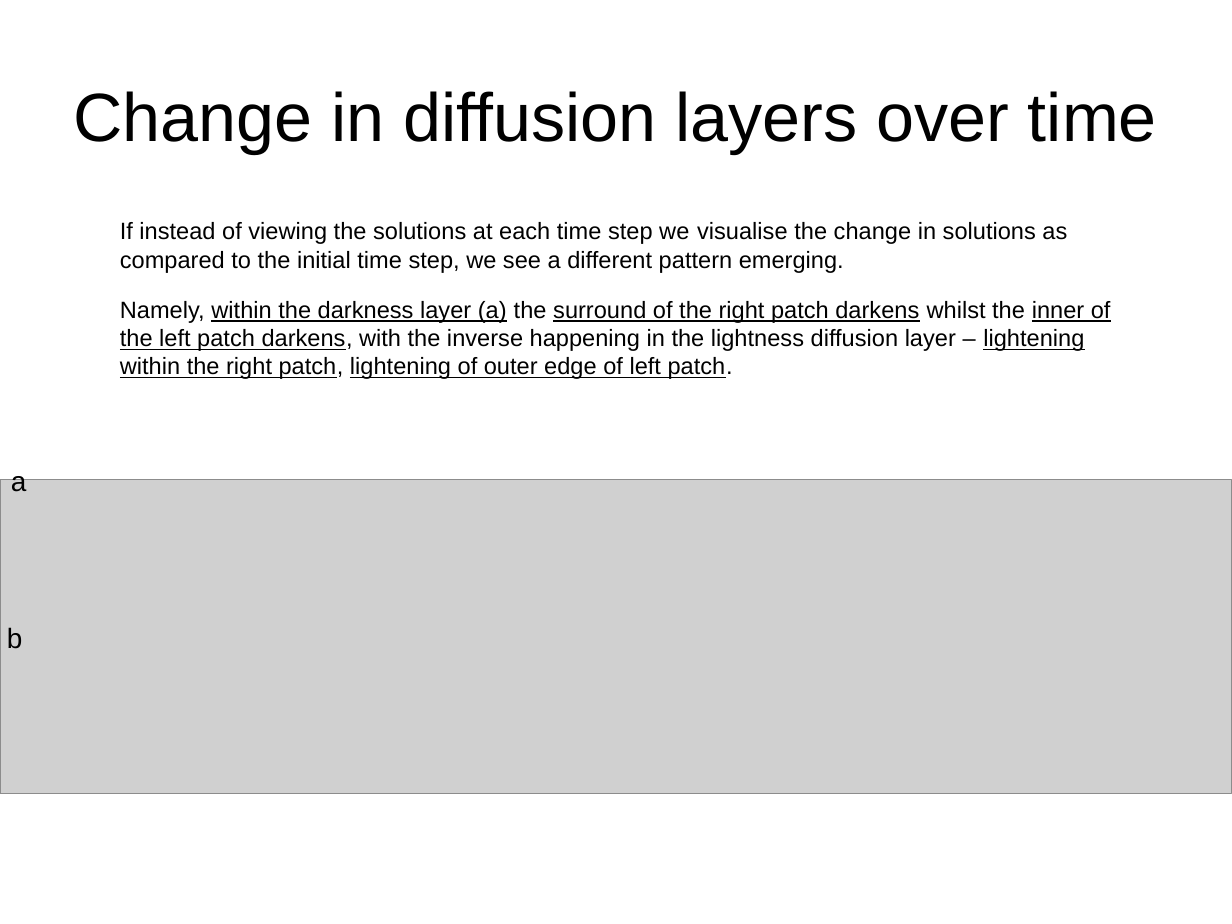
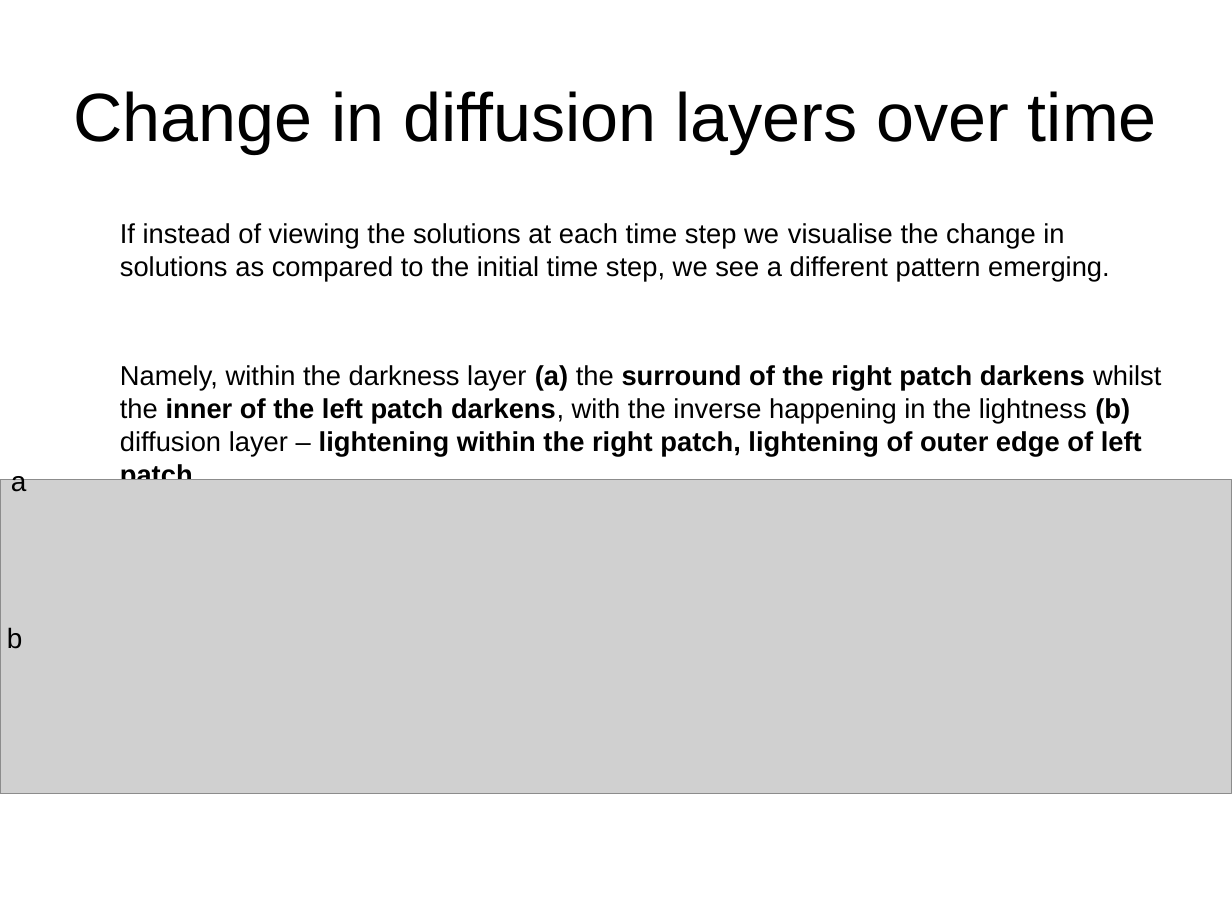
Before and after one commit to TUBvision/contAdapt_francis, a slide deck: slide 7 of Documents/Dynamic normalization model.odp. Drawn at 1232x924 pixels with LibreOffice and Linux fonts; fonts in the diff are those of the drawing; grey boxes stand for pictures. Boxes give left, top, right and bottom in pixels: in the first picture for what was removed or moved away, otherwise in the second. Text is boxed around its words. In the diff, an @@ line names an element or a change of style, - is before the commit and + after.

```diff
--- a/Documents/Dynamic normalization model.odp
+++ b/Documents/Dynamic normalization model.odp
@@ text at (120, 223, 1110, 281): size 15.2 to 17.6 pt in "If instead of viewing the solutions at ..." @@
@@ text at (120, 365, 1161, 456): text changed; size 15.2 to 17.6 pt; bold on @@
-Namely, within the darkness layer (a) the surround of the right patch darkens whilst the inner of the left patch darkens, with the inverse happening in the lightness diffusion layer – lightening within the right patch, lightening of outer edge of left patch.
+Namely, within the darkness layer (a) the surround of the right patch darkens whilst the inner of the left patch darkens, with the inverse happening in the lightness (b) diffusion layer – lightening within the right patch, lightening of outer edge of left patch.
```
Also in this commit, not shown: 7 other slides changed, 2 slides added, 55 other files.
